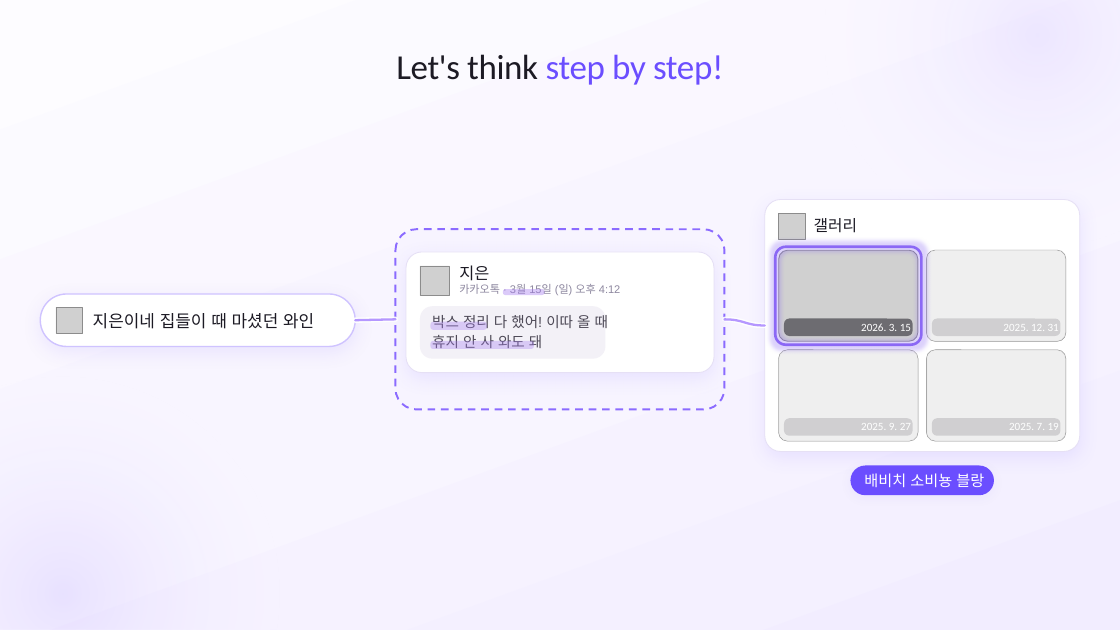
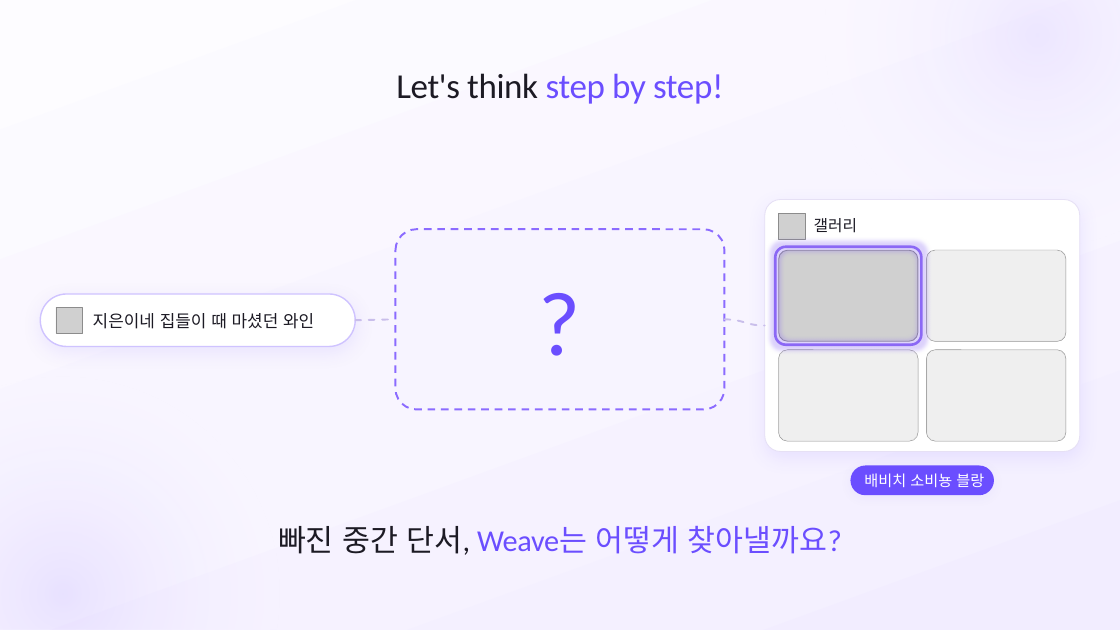
Before and after one commit to SB-Jo/t3, a slide deck: slide 11 of weave/결선준비/09_HowItWorks/HowItWorks_Argon.pptx. Drawn at 1120x630 pixels with LibreOffice and Linux fonts; fonts in the diff are those of the drawing; grey boxes stand for pictures. Boxes give left, top, right and bottom in pixels: in the first picture for what was removed or moved away, otherwise in the second. Text is boxed around its words. In the diff, an @@ line names an element or a change of style, - is before the commit and + after.

```diff
--- a/weave/결선준비/09_HowItWorks/HowItWorks_Argon.pptx
+++ b/weave/결선준비/09_HowItWorks/HowItWorks_Argon.pptx
@@ text "Let's think step by step!": place and size @@
-text "Let's think step by step!" at [396,54,723,85]
+text "Let's think step by step!" at [396,73,723,104]
@@ text added at [396,229,725,410], 78 pt, text #6B4EFF @@
+?
@@ rounded rectangle removed at [503,289,545,295] @@
@@ freeform shape removed at [355,319,396,320] @@
@@ freeform shape removed at [355,319,396,320] @@
@@ rounded rectangle removed at [430,322,486,330] @@
@@ freeform shape removed at [724,319,765,325] @@
@@ freeform shape removed at [724,319,765,325] @@
@@ rounded rectangle removed at [430,341,534,350] @@
@@ group removed at [406,252,714,373]: 4 texts, 2 rounded rectangles, 1 picture @@
-지은
-카카오톡 · 3월 15일 (일) 오후 4:12
-박스 정리 다 했어! 이따 올 때
-휴지 안 사 와도 돼
@@ group removed at [784,318,1060,436]: 4 rounded rectangles @@
-2026. 3. 15
-2025. 12. 31
-2025. 9. 27
-2025. 7. 19
@@ text added at [278,526,842,555], 26 pt, text #6B4EFF @@
+빠진 중간 단서, Weave는 어떻게 찾아낼까요?
```
Also in this commit, not shown: 27 other slides changed, 31 other files.
